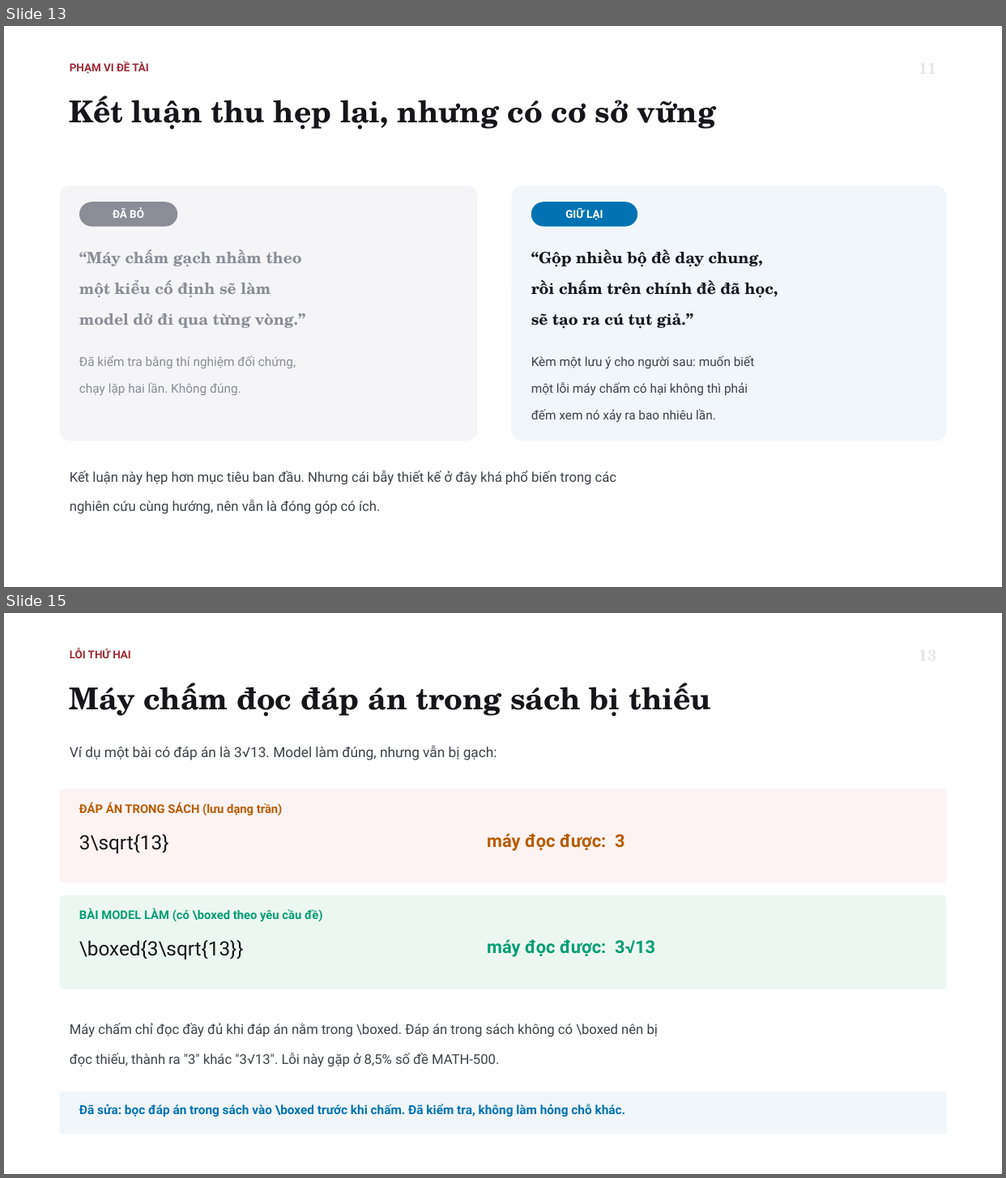
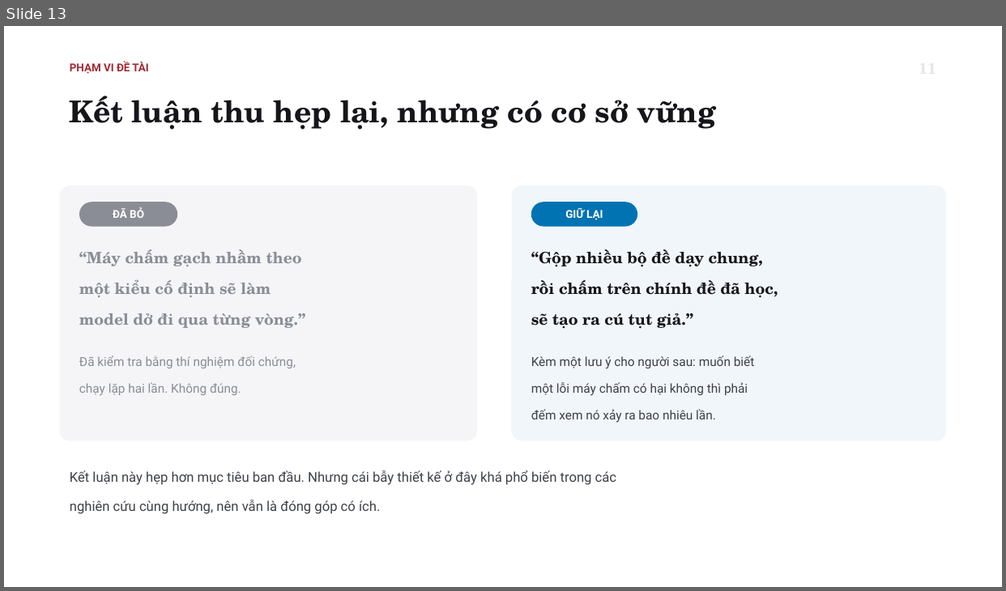
Before and after one commit to tsan2711/DACNTT_2026, a slide deck: BaoCaoTienDo_Tuan1-3_52300057_52300006.pptx. Shown one above the other, each under a label of ours: slides 13 and 15 before the commit, slide 13 after it; the slides between them are not shown. The pictures are 1006x1178 and 1006x591 pixels, drawn with LibreOffice and Linux fonts; fonts in the diff are those of the drawing. Boxes give left, top, right and bottom in pixels: in the first picture for what was removed or moved away, otherwise in the second. Text is boxed around its words. In the diff, an @@ line names an element or a change of style, - is before the commit and + after.

```diff
--- a/BaoCaoTienDo_Tuan1-3_52300057_52300006.pptx
+++ b/BaoCaoTienDo_Tuan1-3_52300057_52300006.pptx
@@ slide 15 removed at (4,613,1002,1174), background #FFFFFF @@
@@ text removed at (70,649,130,658) @@
-LỖI THỨ HAI
@@ text removed at (70,683,711,717) @@
-Máy chấm đọc đáp án trong sách bị thiếu
@@ text removed at (70,745,497,760) @@
-Ví dụ một bài có đáp án là 3√13. Model làm đúng, nhưng vẫn bị gạch:
@@ rounded rectangle removed at (59,789,947,884) @@
@@ text removed at (79,802,283,815) @@
-ĐÁP ÁN TRONG SÁCH (lưu dạng trần)
@@ text removed at (79,834,169,854) @@
-3\sqrt{13}
@@ text removed at (487,833,625,851) @@
-máy đọc được: 3
@@ rounded rectangle removed at (59,895,947,990) @@
@@ text removed at (79,908,322,922) @@
-BÀI MODEL LÀM (có \boxed theo yêu cầu đề)
@@ text removed at (79,940,244,960) @@
-\boxed{3\sqrt{13}}
@@ text removed at (487,939,655,957) @@
-máy đọc được: 3√13
@@ text removed at (70,1023,658,1067) @@
-Máy chấm chỉ đọc đầy đủ khi đáp án nằm trong \boxed. Đáp án trong sách không có \boxed nên bị
-đọc thiếu, thành ra "3" khác "3√13". Lỗi này gặp ở 8,5% số đề MATH-500.
@@ rounded rectangle removed at (59,1093,947,1135) @@
@@ text removed at (79,1104,626,1118) @@
-Đã sửa: bọc đáp án trong sách vào \boxed trước khi chấm. Đã kiểm tra, không làm hỏng chỗ khác.
```
Also in this commit, not shown: 4 slides changed, 2 slides added, 3 other slides removed, 4 other files.
